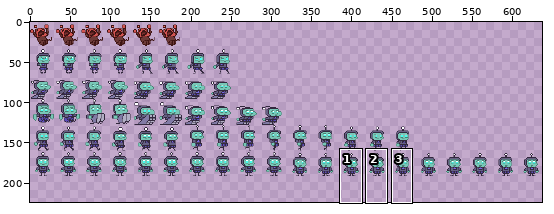
Sprite sheet, stored at Resources/Entities/mc spritesheet.png. The picture above shows the old version from afar; the outline marks the close-up.
Close-up. Before the commit:
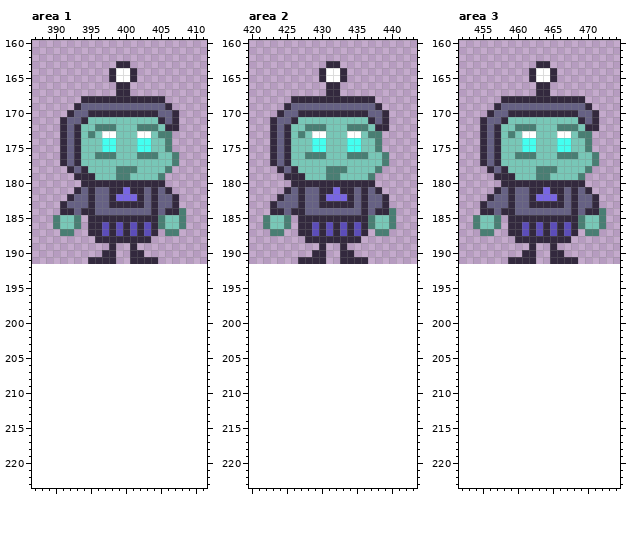
The file is 640x192 pixels. Colours within 5 levels of each other are drawn and written as one. Shown: area 1: x 387..411, y 160..223; area 2: x 420..443, y 160..223; area 3: x 452..474, y 160..223. The old version is drawn lined up with the new one, on the new canvas. The wide view leaves out empty margins. The commit also changed other parts of the picture, which this record leaves out.
The same view after the edit:
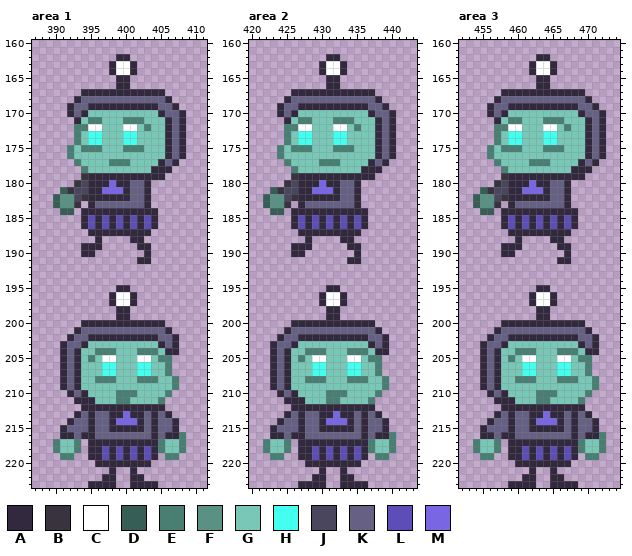
Palette (. is transparent): A #33293e  B #38333d  C #ffffff  D #375e56  E #497e73  F #599185  G #78c7b7  H #43fff0  J #49465e  K #666184  L #5c4db9  M #7866e3
Edits made:
canvas 640x192 -> 640x224
Changed rows in their new state; - is an unchanged pixel.
Area 1:
first column x 390:
162 ---------AA--------
163 --------ACCA-------
165 --------.AA.-------
167 ----AAAAA--AAAAA---
168 ---AKKKKKKKKKKKKA--
169 --AK-AAAAAAAAAA-KA-
170 ----AGGGGGGGGGGA-KA
171 -..AGEE---EEE--GAKA
172 -..EECCGG-CCG-G--KA
173 -..E-HHGG-HHGG-GAKA
174 -..E-HHGG-HHGG--AKA
175 -.EGEEEGG-EEEG--AKA
176 -.EG--GGG---GGG-AKA
177 -..E----EEE----AKA-
178 --..E----GGG--AAA--
179 ---.B-AAAAAAAAAA---
180 ---BJ---M--KK-..---
181 -DBJJ-AMMMAKKA...--
182 DFFJB-AA-AAKKA....-
183 DFFB.---KKKKKA....-
184 -DD.--AAAAAAAA-....
185 ....AL-L-L-L-L-....
186 ....AL---------....
187 -..----A-A-A-A.-..-
188 -------....--.-----
189 ----AAA-.--.AA-----
190 ----AA-..--..A-----
191 -----....--.--.----
first column x 390:
195 ---------AA--------
196 --------ACCA-------
197 --------ACCA-------
198 ---------AA--------
199 ---------AA--------
200 ----AAAAAAAAAAAA---
201 ---AKKKKKKKKKKKKA--
202 --AKKAAAAAAAAAAKKA-
203 -AKKAGGGGGGGGGGAKA-
204 -AKAGGEEEGGGEEEGAA-
205 -AKAGEGCCGGGCCGEE--
206 -AKAGGGHHGGGHHGGE--
207 -AKAGGGHHGGGHHGGE--
208 -AKAGGEEEGGGEEEGGE-
209 -AKAGGGGGGGGGGGGGE-
210 --AKAGGGGEEEGGGGE--
211 ---AAAGGGEEGGGGE---
212 ----AAAAAAAAAAAA---
213 ---AKAKKAAMAAKAKA--
214 --AKKAKKAMMMAKAKKA-
215 -AKKKAKKAAAAAKAKKA-
216 -AAKAAKKKKKKKKAKAAE
217 EGGE-AAAAAAAAAAEGGE
218 EGGE-AALALALALAEGGE
219 -EE--AALALALALA-EE-
220 ------AAAAAAAA-----
221 --------A--A-------
222 -------AA--AA------
223 -----AAAA--AAAA----
Area 2:
first column x 422:
162 ---------AA--------
163 --------ACCA-------
165 --------.AA.-------
167 ----AAAAA--AAAAA---
168 ---AKKKKKKKKKKKKA--
169 --AK-AAAAAAAAAA-KA-
170 ----AGGGGGGGGGGA-KA
171 -..AGEE---EEE--GAKA
172 -..EECCGG-CCG-G--KA
173 -..E-HHGG-HHGG-GAKA
174 -..E-HHGG-HHGG--AKA
175 -.EGEEEGG-EEEG--AKA
176 -.EG--GGG---GGG-AKA
177 -..E----EEE----AKA-
178 --..E----GGG--AAA--
179 ---.B-AAAAAAAAAA---
180 ---BJ---M--KK-..---
181 -DBJJ-AMMMAKKA...--
182 DFFJB-AA-AAKKA....-
183 DFFB.---KKKKKA....-
184 -DD.--AAAAAAAA-....
185 ....AL-L-L-L-L-....
186 ....AL---------....
187 -..----A-A-A-A.-..-
188 -------....--.-----
189 ----AAA-.--.AA-----
190 ----AA-..--..A-----
191 -----....--.--.----
first column x 422:
195 ---------AA--------
196 --------ACCA-------
197 --------ACCA-------
198 ---------AA--------
199 ---------AA--------
200 ----AAAAAAAAAAAA---
201 ---AKKKKKKKKKKKKA--
202 --AKKAAAAAAAAAAKKA-
203 -AKKAGGGGGGGGGGAKA-
204 -AKAGGEEEGGGEEEGAA-
205 -AKAGEGCCGGGCCGEE--
206 -AKAGGGHHGGGHHGGE--
207 -AKAGGGHHGGGHHGGE--
208 -AKAGGEEEGGGEEEGGE-
209 -AKAGGGGGGGGGGGGGE-
210 --AKAGGGGEEEGGGGE--
211 ---AAAGGGEEGGGGE---
212 ----AAAAAAAAAAAA---
213 ---AKAKKAAMAAKAKA--
214 --AKKAKKAMMMAKAKKA-
215 -AKKKAKKAAAAAKAKKA-
216 -AAKAAKKKKKKKKAKAAE
217 EGGE-AAAAAAAAAAEGGE
218 EGGE-AALALALALAEGGE
219 -EE--AALALALALA-EE-
220 ------AAAAAAAA-----
221 --------A--A-------
222 -------AA--AA------
223 -----AAAA--AAAA----
Area 3:
first column x 454:
162 ---------AA--------
163 --------ACCA-------
165 --------.AA.-------
167 ----AAAAA--AAAAA---
168 ---AKKKKKKKKKKKKA--
169 --AK-AAAAAAAAAA-KA-
170 ----AGGGGGGGGGGA-KA
171 -..AGEE---EEE--GAKA
172 -..EECCGG-CCG-G--KA
173 -..E-HHGG-HHGG-GAKA
174 -..E-HHGG-HHGG--AKA
175 -.EGEEEGG-EEEG--AKA
176 -.EG--GGG---GGG-AKA
177 -..E----EEE----AKA-
178 --..E----GGG--AAA--
179 ---.B-AAAAAAAAAA---
180 ---BJ---M--KK-..---
181 -DBJJ-AMMMAKKA...--
182 DFFJB-AA-AAKKA....-
183 DFFB.---KKKKKA....-
184 -DD.--AAAAAAAA-....
185 ....AL-L-L-L-L-....
186 ....AL---------....
187 -..----A-A-A-A.-..-
188 -------....--.-----
189 ----AAA-.--.AA-----
190 ----AA-..--..A-----
191 -----....--.--.----
first column x 454:
195 ---------AA--------
196 --------ACCA-------
197 --------ACCA-------
198 ---------AA--------
199 ---------AA--------
200 ----AAAAAAAAAAAA---
201 ---AKKKKKKKKKKKKA--
202 --AKKAAAAAAAAAAKKA-
203 -AKKAGGGGGGGGGGAKA-
204 -AKAGGEEEGGGEEEGAA-
205 -AKAGEGCCGGGCCGEE--
206 -AKAGGGHHGGGHHGGE--
207 -AKAGGGHHGGGHHGGE--
208 -AKAGGEEEGGGEEEGGE-
209 -AKAGGGGGGGGGGGGGE-
210 --AKAGGGGEEEGGGGE--
211 ---AAAGGGEEGGGGE---
212 ----AAAAAAAAAAAA---
213 ---AKAKKAAMAAKAKA--
214 --AKKAKKAMMMAKAKKA-
215 -AKKKAKKAAAAAKAKKA-
216 -AAKAAKKKKKKKKAKAAE
217 EGGE-AAAAAAAAAAEGGE
218 EGGE-AALALALALAEGGE
219 -EE--AALALALALA-EE-
220 ------AAAAAAAA-----
221 --------A--A-------
222 -------AA--AA------
223 -----AAAA--AAAA----
Boxes around the changes in both close-ups, in picture pixels (x1, y1, x2, y2):
changed: (53, 54, 186, 488)
changed: (263, 54, 396, 488)
changed: (473, 54, 606, 488)
